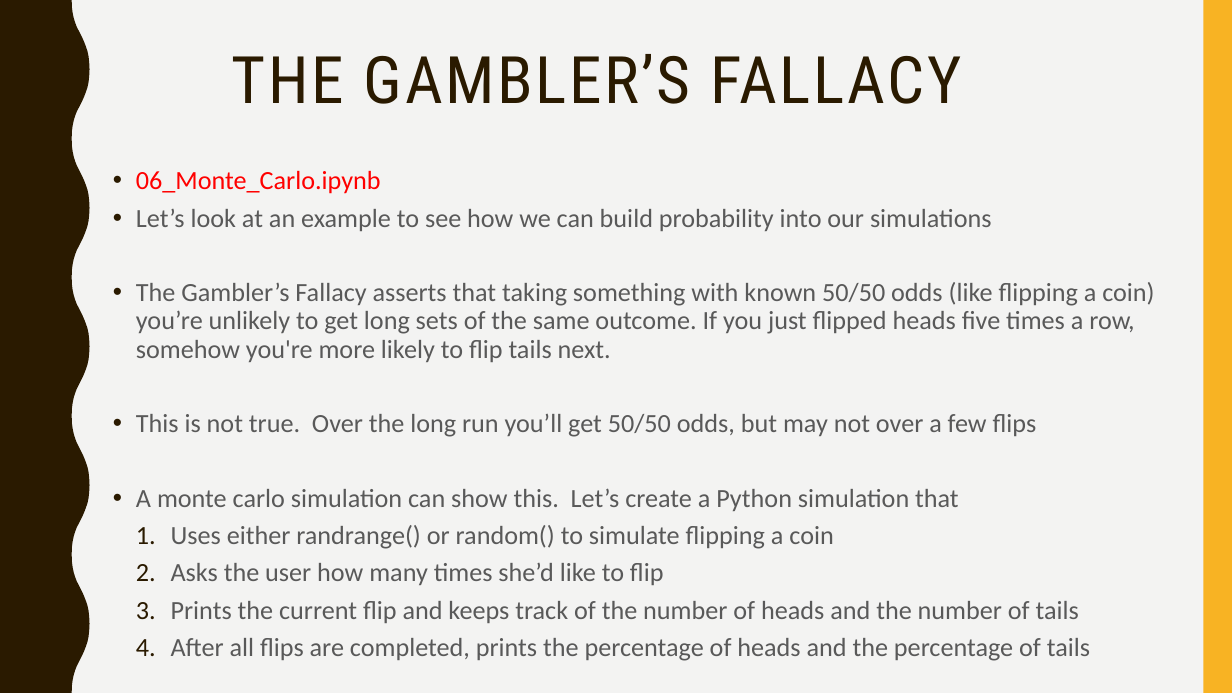
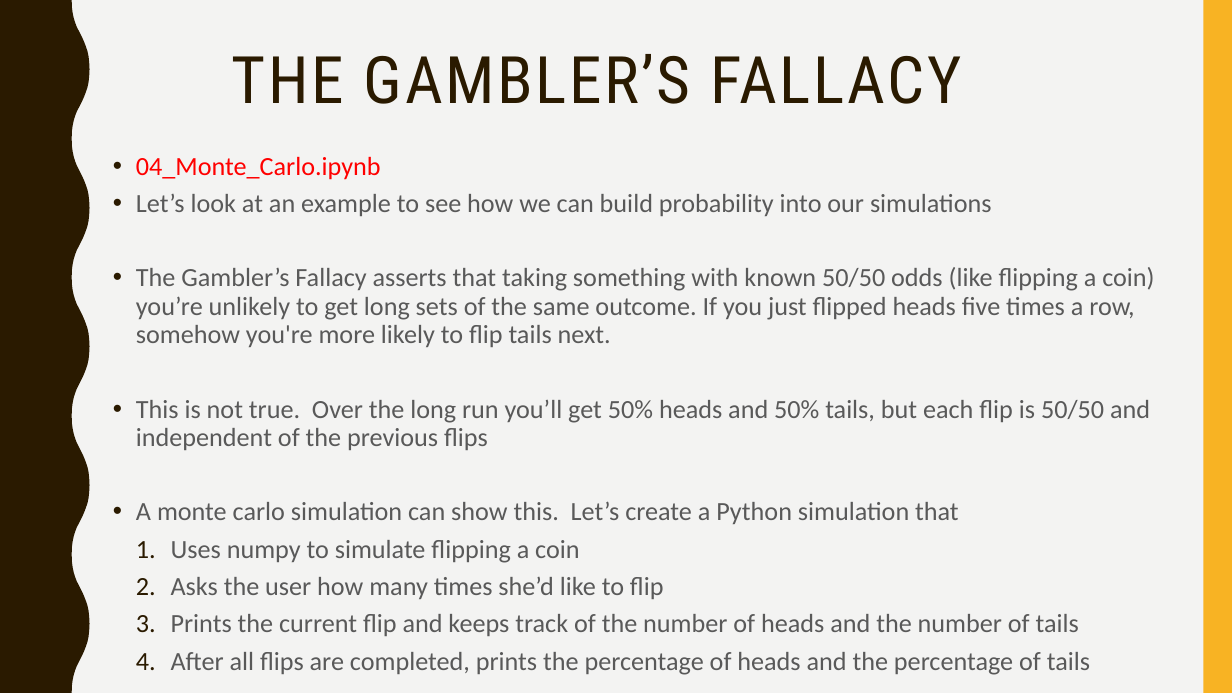
Before and after one commit to narock/scientific_computing_course, a slide deck: slide 8 of 04_Monte_Carlo/04_Monte_Carlo.pptx (slide 7 before the commit). Drawn at 1232x693 pixels with LibreOffice and Linux fonts; fonts in the diff are those of the drawing. Boxes give left, top, right and bottom in pixels: in the first picture for what was removed or moved away, otherwise in the second. Text is boxed around its words. In the diff, an @@ line names an element or a change of style, - is before the commit and + after.

Commit message:
Renamed ipynb files to match section numbers

```diff
--- a/04_Monte_Carlo/04_Monte_Carlo.pptx
+++ b/04_Monte_Carlo/04_Monte_Carlo.pptx
@@ text "04_Monte_Carlo.ipynb": place and size @@
-text "04_Monte_Carlo.ipynb" at (136, 170, 1154, 661)
+text "04_Monte_Carlo.ipynb" at (136, 156, 1154, 675)
@@ text at (136, 156, 381, 180): text changed @@
-• 06_Monte_Carlo.ipynb
+• 04_Monte_Carlo.ipynb
@@ text at (136, 400, 1150, 450): text changed @@
-• This is not true. Over the long run you’ll get 50/50 odds, but may not over a few flips
+• This is not true. Over the long run you’ll get 50% heads and 50% tails, but each flip is 50/50 and independent of the previous flips
@@ text at (171, 540, 579, 563): text changed @@
-  1. Uses either randrange() or random() to simulate flipping a coin
+  1. Uses numpy to simulate flipping a coin
```
Also in this commit, not shown: 5 other slides changed, 2 slides added, 1 slide removed, 26 other files.
